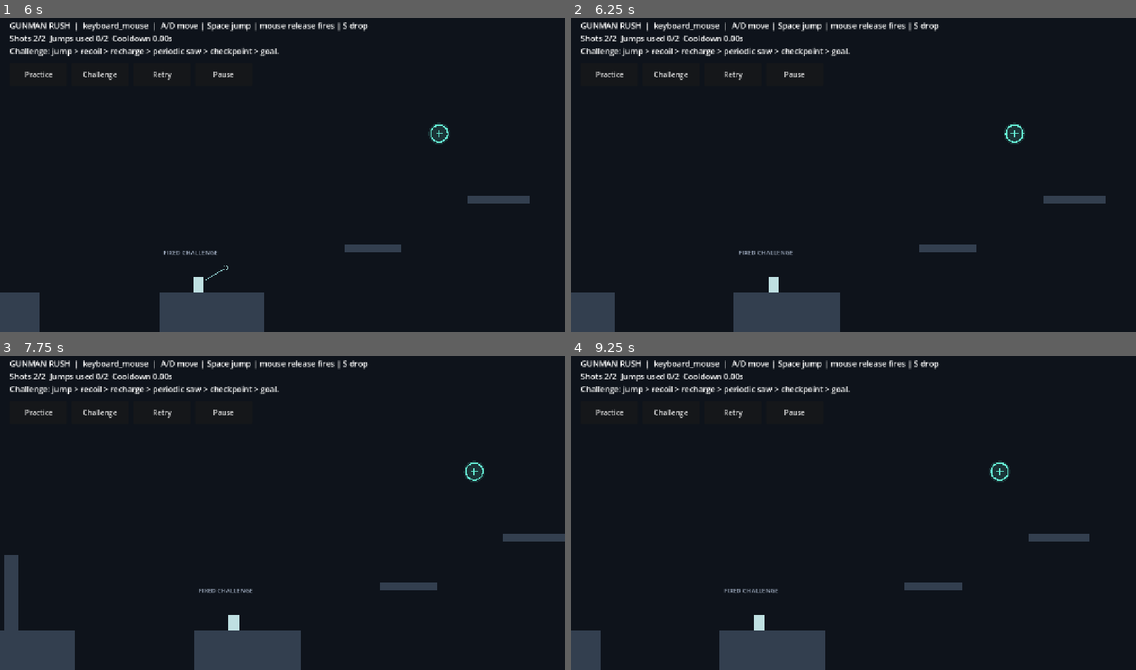
Above: before the commit, frames 1-4 (two rows, left to right).
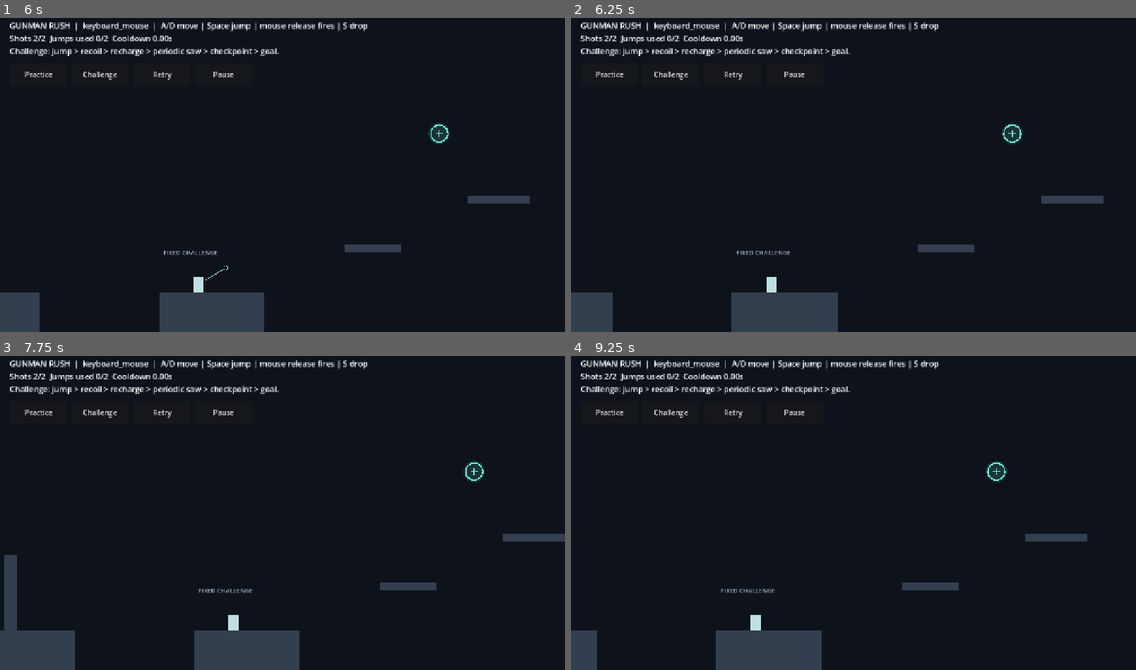
Above: after the commit, the same moments.

Repository: zhipijun1996/gunman-rush
Game: Godot game, scene res://scenes/test_levels/graybox.tscn
The game is run twice, just before and just after one commit, with the same random seed, the same clock (stepped at 60 frames per second) and the same inputs.
Inputs (mouse positions are in pixels of both pictures, inside the frame that each line leads up to):
- Up to frame 1 (6 s): click "Pause" at 0.5 s; click "Resume" at 1.25 s; click "Retry" at 2 s; click "Retry" at 2.75 s; click "Retry" at 3.5 s; click "Practice" at 4.25 s; click "Challenge" at 5 s; tap Enter at 5.75 s; move the mouse to (406, 156) at 5.77 s; hold D from 5.78 s (still down); tap J at 5.85 s; click (406, 156) at 5.92 s
- Up to frame 2 (6.25 s): keep holding D; tap Space at 6.02, 6.05 s
- Up to frame 3 (7.75 s): tap Space at 6.32, 7.55 s; release D at 6.5 s; drag from (169, 525) to (440, 472) at 6.52 s; move the mouse to (339, 440) at 7.27 s; hold A from 7.28 s (still down); tap J at 7.35 s; click (339, 440) at 7.42 s
- Up to frame 4 (9.25 s): release A at 8 s; drag from (825, 575) to (684, 462) at 8.02 s; move the mouse to (1023, 560) at 8.77 s; hold D from 8.78 s (still down); tap J at 8.85 s; click (1023, 560) at 8.92 s; tap Space at 9.02, 9.05 s

Frame 1 is identical in both runs. In frame 2, 0.4% of the frame differs, in the area x 7-95%, y 33-100%; in frame 3, 0.1%; in frame 4, 0.6%, in the area x 4-92%, y 33-100%.

Commit message:
feat: add variable jump heights and shared mobile web playtests

Diff:
--- a/config/player_tuning.json
+++ b/config/player_tuning.json
@@ -5,7 +5,7 @@
   "ground_deceleration": 19800,
   "air_acceleration": 19800,
   "gravity": 2600,
-  "max_normal_fall_speed": 1000,
+  "max_normal_fall_speed": 800,
   "recoil_impulse": 520,
   "recoil_tau": 0.16,
   "shot_cooldown": 0.25,
@@ -18,12 +18,16 @@
   "jump_buffer": 0.1,
   "max_jumps": 2,
   "jump_speeds": [
-    -840,
-    -800
+    -666,
+    -732.6
   ],
   "drop_through_duration": 0.2,
   "drop_through_speed": 80,
   "recoil_mode": "shot_burst",
   "shot_burst_speed": 1100,
-  "shot_burst_duration": 0.14
+  "shot_burst_duration": 0.14,
+  "variable_jump_enabled": true,
+  "jump_hold_duration": 0.15,
+  "jump_release_speed": 0,
+  "jump_min_hold_duration": 0.06666666666666667
 }
--- /dev/null
+++ b/docs/community_reference.json
@@ -0,0 +1,33 @@
+{
+  "classification": "verified community serialized preset, not official original runtime",
+  "commit": "3c673d3cbf15928f09a4c1f477e8ed1b2c4a8901",
+  "bundle_url": "https://raw.githubusercontent.com/MCXGK3/KnightInSilkSong/3c673d3cbf15928f09a4c1f477e8ed1b2c4a8901/KIS/Resources/knight",
+  "controller_url": "https://raw.githubusercontent.com/MCXGK3/KnightInSilkSong/3c673d3cbf15928f09a4c1f477e8ed1b2c4a8901/Knight/HeroController.cs",
+  "bundle_sha256": "e4790ff3f895132c4dc20aff7a466a97902326a0d982d3de3327dc2fc4d0b525",
+  "parameters": {
+    "values": [
+      {
+        "RUN_SPEED": 8.300000190734863,
+        "JUMP_SPEED": 16.649999618530273,
+        "JUMP_STEPS": 9,
+        "JUMP_STEPS_MIN": 4,
+        "JUMP_TIME": 0,
+        "DASH_SPEED": 20.0,
+        "DASH_TIME": 0.25,
+        "DASH_COOLDOWN": 0.6000000238418579,
+        "MAX_FALL_VELOCITY": 20.0,
+        "DEFAULT_GRAVITY": 0.7900000214576721,
+        "JUMP_RELEASE_QUEUE_STEPS": null,
+        "LEDGE_BUFFER_STEPS": null,
+        "LANDING_BUFFER_STEPS": null
+      }
+    ],
+    "unreadable_monobehaviours": 0
+  },
+  "project_assumptions": {
+    "approx_pixels_per_unit": 40,
+    "physics_ticks_per_second": 60,
+    "community_fixed_timestep": "unverified",
+    "gravity_multiplier_not_absolute_acceleration": true
+  }
+}
--- a/scripts/input/gamepad_adapter.gd
+++ b/scripts/input/gamepad_adapter.gd
@@ -50,9 +50,11 @@
 		_vertical_ready = false
 		router.request_action(&"interact" if left.y < 0.0 else &"drop_through")
 	if not jump_pressed:
+		if _jump_held and not _jump_blocked:
+			router.set_jump_held(&"gamepad", false)
 		_jump_blocked = false
 	elif not _jump_held and not _jump_blocked:
-		router.request_action(&"jump")
+		router.set_jump_held(&"gamepad", true)
 	_jump_held = jump_pressed
 	var centered := right.length() <= float(profile.values.right_exit_deadzone)
 	match state:
--- a/scripts/input/input_router.gd
+++ b/scripts/input/input_router.gd
@@ -4,7 +4,7 @@
 signal cancelled(reason: String)
 signal device_changed(device: StringName)
 signal action_rejected(reason: String)
-const ACTION_ORDER: Array[StringName] = [&"jump", &"shoot_release", &"interact", &"drop_through"]
+const ACTION_ORDER: Array[StringName] = [&"jump", &"jump_release", &"shoot_release", &"interact", &"drop_through"]
 const MAX_ACTIONS := 16
 const MAX_AGE_SECONDS := 0.1
 var axis := 0.0
@@ -14,6 +14,7 @@
 var has_application_focus := true
 var profile: InputProfile = InputProfile.load_default()
 var _source_axes: Dictionary = {}
+var _jump_sources: Dictionary = {}
 var epoch := 0
 var sequence := 0
 var _queue: Array[Dictionary] = []
@@ -63,6 +64,18 @@
 	var parsed: Variant = JSON.parse_string(FileAccess.get_file_as_string(path))
 	return reconfigure(parsed) if parsed is Dictionary else false
 
+func set_jump_held(source: StringName, held: bool) -> void:
+	if not has_application_focus or (is_inside_tree() and get_tree().paused):
+		return
+	var was_held := not _jump_sources.is_empty()
+	if held:
+		_jump_sources[source] = true
+	else:
+		_jump_sources.erase(source)
+	var is_held := not _jump_sources.is_empty()
+	if is_held != was_held:
+		request_action(&"jump" if is_held else &"jump_release")
+
 func request_action(type: StringName, direction: Vector2 = Vector2.ZERO) -> bool:
 	if not has_application_focus:
 		action_rejected.emit("application_unfocused")
@@ -88,13 +101,20 @@
 	_last_tick = tick
 	var now := Time.get_ticks_usec() / 1000000.0
 	var merged: Dictionary = {}
+	var last_jump_edge: StringName = &""
 	for action: Dictionary in _queue:
-		if action.epoch == epoch and now - float(action.timestamp) <= MAX_AGE_SECONDS:
+		if action.epoch != epoch or now - float(action.timestamp) > MAX_AGE_SECONDS:
+			continue
+		if action.type in [&"jump", &"jump_release"]:
+			if action.type != last_jump_edge:
+				result.append(action)
+				last_jump_edge = action.type
+		else:
 			merged[action.type] = action
 	_queue.clear()
-	for type: StringName in ACTION_ORDER:
-		if merged.has(type):
-			result.append(merged[type])
+	for action: Dictionary in merged.values():
+		result.append(action)
+	result.sort_custom(func(a: Dictionary, b: Dictionary) -> bool: return a.sequence < b.sequence)
 	return result
 
 func cancel_actions_for(type: StringName) -> void:
@@ -106,6 +126,7 @@
 	axis = 0.0
 	aim_direction = Vector2.ZERO
 	_source_axes.clear()
+	_jump_sources.clear()
 	_queue.clear()
 	epoch += 1
 	cancelled.emit(reason)
--- a/scripts/input/keyboard_mouse_adapter.gd
+++ b/scripts/input/keyboard_mouse_adapter.gd
@@ -50,8 +50,8 @@
 		elif _vertical_ready:
 			_vertical_ready = false
 			router.request_action(&"interact" if vertical < 0 else &"drop_through")
-		if code in mapping.jump and event.pressed:
-			router.request_action(&"jump")
+		if code in mapping.jump:
+			router.set_jump_held(&"keyboard_mouse", _action_held("jump"))
 		if code in mapping.shoot:
 			_shoot_edge(event.pressed, world_direction(get_viewport().get_mouse_position()))
 	elif event is InputEventMouse:
--- a/scripts/player/jump_ability.gd
+++ b/scripts/player/jump_ability.gd
@@ -7,8 +7,7 @@
 	set(value):
 		enabled = value
 		if not enabled:
-			_buffer_remaining = 0.0
-			_immediate_request = false
+			cancel_requests()
 			deactivated.emit()
 var tuning: PlayerTuning
 var used_jumps := 0
@@ -16,6 +15,12 @@
 var _coyote_remaining := 0.0
 var _buffer_remaining := 0.0
 var _immediate_request := false
+var _pressed := false
+var _hold_remaining := 0.0
+var _hold_speed := 0.0
+var _hold_elapsed := 0.0
+var _release_pending := false
+var _owns_ascent := false
 
 func advance(delta: float, grounded: bool) -> void:
 	_immediate_request = false
@@ -32,13 +37,24 @@
 
 func request_jump() -> void:
 	if enabled and tuning.max_jumps > 0:
+		_pressed = true
 		_immediate_request = true
 		_buffer_remaining = tuning.jump_buffer
 
 func try_jump(motor: PlayerMotor) -> bool:
 	if not enabled or (not _immediate_request and _buffer_remaining <= 0.0) or used_jumps >= mini(tuning.max_jumps, _air_max):
 		return false
-	motor.normal_velocity.y = tuning.jump_speeds[mini(used_jumps, tuning.jump_speeds.size() - 1)]
+	if motor.recoil_burst_remaining > 0.0:
+		motor.clear_recoil()
+	_hold_speed = tuning.jump_speeds[mini(used_jumps, tuning.jump_speeds.size() - 1)]
+	motor.normal_velocity.y = _hold_speed
+	_hold_elapsed = 0.0
+	_owns_ascent = true
+	_release_pending = not _pressed
+	_hold_remaining = tuning.jump_hold_duration if tuning.variable_jump_enabled else 0.0
+	if tuning.variable_jump_enabled and _release_pending and tuning.jump_min_hold_duration <= 0.0:
+		motor.normal_velocity.y = maxf(motor.normal_velocity.y, tuning.jump_release_speed)
+		_hold_remaining = 0.0
 	used_jumps += 1
 	_coyote_remaining = 0.0
 	_buffer_remaining = 0.0
@@ -46,15 +62,27 @@
 	return true
 
 func on_landed() -> void:
+	_owns_ascent = false
+	_hold_remaining = 0.0
 	_air_max = tuning.max_jumps
 	used_jumps = 0
 	_coyote_remaining = tuning.coyote_time
 
 func cancel_requests() -> void:
+	_owns_ascent = false
+	_release_pending = false
+	_hold_elapsed = 0.0
+	_pressed = false
+	_hold_remaining = 0.0
 	_buffer_remaining = 0.0
 	_immediate_request = false
 
 func reset() -> void:
+	_owns_ascent = false
+	_release_pending = false
+	_hold_elapsed = 0.0
+	_pressed = false
+	_hold_remaining = 0.0
 	_air_max = -1
 	used_jumps = 0
 	_coyote_remaining = 0.0
@@ -65,3 +93,38 @@
 # Tolerance only removes floating-point residue at exact fixed-tick boundaries.
 func _decrease_window(remaining: float, delta: float) -> float:
 	return 0.0 if remaining <= delta + 1.0e-9 else remaining - delta
+
+func release_jump(motor: PlayerMotor) -> void:
+	_pressed = false
+	_release_pending = _owns_ascent
+	if not _release_pending:
+		return
+	if tuning.variable_jump_enabled and motor.recoil_burst_remaining <= 0.0 and motor.normal_velocity.y < 0.0:
+		if _hold_elapsed + 1.0e-9 >= tuning.jump_min_hold_duration or _hold_remaining <= 0.0:
+			motor.normal_velocity.y = maxf(motor.normal_velocity.y, tuning.jump_release_speed)
+			_hold_remaining = 0.0
+
+func update_hold(delta: float, motor: PlayerMotor) -> void:
+	if not enabled or not tuning.variable_jump_enabled or motor.recoil_burst_remaining > 0.0 or motor.normal_velocity.y >= 0.0:
+		_owns_ascent = false
+		_hold_remaining = 0.0
+		return
+	if _release_pending and _hold_elapsed + 1.0e-9 >= tuning.jump_min_hold_duration:
+		motor.normal_velocity.y = maxf(motor.normal_velocity.y, tuning.jump_release_speed)
+		_hold_remaining = 0.0
+		return
+	if (_pressed or _release_pending) and _hold_remaining > 0.0:
+		var held_delta := minf(delta, _hold_remaining)
+		motor.normal_velocity.y = lerpf(motor.normal_velocity.y, _hold_speed, held_delta / delta)
+		_hold_elapsed += held_delta
+		_hold_remaining = maxf(0.0, _hold_remaining - delta)
+
+func after_move(motor: PlayerMotor) -> void:
+	if motor.is_on_ceiling() or motor.normal_velocity.y >= 0.0:
+		_owns_ascent = false
+		_hold_remaining = 0.0
+
+func cancel_ascent() -> void:
+	_owns_ascent = false
+	_hold_remaining = 0.0
+	_release_pending = false
--- a/scripts/player/player_controller.gd
+++ b/scripts/player/player_controller.gd
@@ -34,6 +34,7 @@
 	router.cancelled.connect(_cancel)
 	jump_ability.deactivated.connect(_on_jump_disabled)
 	shoot_ability.deactivated.connect(_on_shoot_disabled)
+	shoot_ability.shot_fired.connect(_on_shot_fired)
 
 func _physics_process(delta: float) -> void:
 	physics_tick(delta)
@@ -60,6 +61,8 @@
 	for action: Dictionary in actions:
 		if action.type == &"jump":
 			jump_ability.request_jump()
+		elif action.type == &"jump_release":
+			jump_ability.release_jump(motor)
 		elif action.type == &"drop_through":
 			dropped = motor.request_drop_through()
 		elif action.type == &"interact":
@@ -69,7 +72,9 @@
 	for action: Dictionary in actions:
 		if action.type == &"shoot_release":
 			shoot_ability.try_fire(action.direction, started_grounded)
+	jump_ability.update_hold(delta, motor)
 	motor.step(router.sample_axes(), delta)
+	jump_ability.after_move(motor)
 	var grounded := motor.is_on_floor() and not jumped
 	if grounded and not _was_grounded:
 		jump_ability.on_landed()
@@ -125,6 +130,10 @@
 
 func _on_jump_disabled() -> void:
 	router.cancel_actions_for(&"jump")
+	router.cancel_actions_for(&"jump_release")
 
 func _on_shoot_disabled() -> void:
 	router.cancel_actions_for(&"shoot_release")
+
+func _on_shot_fired(_direction: Vector2, _shot_id: int) -> void:
+	jump_ability.cancel_ascent()
--- a/scripts/player/player_tuning.gd
+++ b/scripts/player/player_tuning.gd
@@ -9,6 +9,10 @@
 var max_normal_fall_speed: float
 var coyote_time: float
 var jump_buffer: float
+var variable_jump_enabled: bool
+var jump_hold_duration: float
+var jump_min_hold_duration: float
+var jump_release_speed: float
 var recoil_mode: String
 var shot_burst_speed: float
 var shot_burst_duration: float
@@ -31,7 +35,7 @@
 		push_error("Invalid player_tuning.json")
 		return null
 	var tuning := PlayerTuning.new()
-	for key: String in ["ground_speed", "ground_acceleration",  …(70 unchanged characters)… _speed", "coyote_time", "jump_buffer", "max_jumps", "recoil_mode", "shot_burst_s …(228 unchanged characters)…
+	for key: String in ["ground_speed", "ground_acceleration",  …(70 unchanged characters)… _speed", "coyote_time", "jump_buffer", "variable_jump_enabled", "jump_hold_duration", "jump_min_hold_duration", "jump_release_speed", "max_jumps", "recoil_mode", "shot_burst_s …(228 unchanged characters)…
 		if not data.has(key):
 			push_error("Missing tuning key: " + key)
 			return null
@@ -47,4 +51,7 @@
 	if tuning.recoil_mode not in ["shot_burst", "legacy_impulse"] or tuning.shot_burst_speed <= 0.0 or tuning.shot_burst_duration <= 0.0:
 		push_error("Invalid recoil mode/burst configuration")
 		return null
+	if tuning.jump_hold_duration < 0.0 or tuning.jump_min_hold_duration < 0.0 or tuning.jump_min_hold_duration > tuning.jump_hold_duration or tuning.jump_release_speed > 0.0:
+		push_error("Invalid variable jump configuration")
+		return null
 	return tuning
--- a/scripts/ui/touch_overlay.gd
+++ b/scripts/ui/touch_overlay.gd
@@ -99,7 +99,7 @@
 			_captures[event.index] = region
 			router.activate_device(&"touch")
 			if region == &"jump":
-				router.request_action(&"jump")
+				router.set_jump_held(&"touch", true)
 			elif region == &"pause":
 				pause_requested.emit()
 			elif region == &"reset":
@@ -110,7 +110,9 @@
 			return true
 		elif _captures.has(event.index):
 			var region: StringName = _captures[event.index]
-			if region == &"right":
+			if region == &"jump":
+				router.set_jump_held(&"touch", false)
+			elif region == &"right":
 				_update_stick(region, event.position)
 				if not _direction.is_zero_approx():
 					router.request_action(&"shoot_release", _direction)
--- a/tests/input_tests.gd
+++ b/tests/input_tests.gd
@@ -64,6 +64,8 @@
 	check.call(_router.axis > 0.99 and intents.size() == 1 and intents[0].type == &"jump", "three-finger movement aiming jump coexist")
 	touch(2, _touch.jump_center, false)
 	check.call(_router.axis > 0.99 and _touch._captures.size() == 2, "jump release preserves both sticks")
+	intents = actions()
+	check.call(intents.size() == 1 and intents[0].type == &"jump_release", "touch jump normal release emits one release edge")
 	drag(0, _touch.left_center + Vector2(-_touch.radius * 4, 0))
 	check.call(_router.axis < -0.99, "captured left finger works outside original region")
 	touch(1, _touch.right_center + Vector2(0, -_touch.radius), false)
@@ -122,6 +124,8 @@
 	key(KEY_SPACE, true)
 	check.call(actions().size() == 1, "key rearms after release")
 	key(KEY_SPACE, false)
+	intents = actions()
+	check.call(intents.size() == 1 and intents[0].type == &"jump_release", "keyboard jump normal release emits one release edge")
 	key(KEY_D, true)
 	pad(Vector2.ZERO, Vector2.ZERO, 4)
 	check.call(_router.axis == 1.0 and _router.current_device == &"keyboard_mouse", "idle gamepad cannot overwrite keyboard movement or prompt")
@@ -236,5 +240,56 @@
 	check.call(actions().size() == 1, "custom one-tick center confirmation fires once")
 	check.call(_router.load_profile("res://config/input_profile.json"), "profile can reload defaults and cancels old input")
 	check.call(_router.profile.values.arm_confirm_ticks == 2, "reload restores single config source defaults")
+	_router.clear("jump_edge_regressions")
+	key(KEY_SPACE, true)
+	key(KEY_SPACE, false)
+	key(KEY_SPACE, true)
+	intents = actions()
+	check.call(intents.size() == 3 and intents[0].type == &"jump" and intents[1].type == &"jump_release" and intents[2].type == &"jump", "same-tick tap and repress preserve edge chronology")
+	key(KEY_SPACE, true)
+	check.call(actions().is_empty(), "long held or repeated physical press does not repeat jump")
+	key(KEY_SPACE, false)
+	key(KEY_SPACE, false)
+	intents = actions()
+	check.call(intents.size() == 1 and intents[0].type == &"jump_release", "repeated physical release emits only one release edge")
+	var keymap: Dictionary = _router.profile.values.keyboard.duplicate(true)
+	keymap.jump = [KEY_SPACE, KEY_J]
+	check.call(_router.reconfigure({"keyboard": keymap}), "multiple jump bindings can be configured")
+	key(KEY_SPACE, true)
+	key(KEY_J, true)
+	key(KEY_SPACE, false)
+	intents = actions()
+	check.call(intents.size() == 1 and intents[0].type == &"jump", "any jump binding held preserves logical hold")
+	key(KEY_J, false)
+	intents = actions()
+	check.call(intents.size() == 1 and intents[0].type == &"jump_release", "last mapped key release ends logical hold")
+	key(KEY_SPACE, true)
+	pad(Vector2.ZERO, Vector2.ZERO, 1, true)
+	key(KEY_SPACE, false)
+	intents = actions()
+	check.call(intents.size() == 1 and intents[0].type == &"jump", "cross-device held jump does not release when one device releases")
+	pad(Vector2.ZERO, Vector2.ZERO, 1, false)
+	pad(Vector2.ZERO, Vector2.ZERO, 2, false)
+	intents = actions()
+	check.call(intents.size() == 1 and intents[0].type == &"jump_release", "gamepad last-source release fires once")
+	_touch.set_enabled(true)
+	touch(9, _touch.jump_center, true)
+	drag(9, Vector2(500, 300))
+	intents = actions()
+	check.call(intents.size() == 1 and intents[0].type == &"jump", "captured jump drag out retains jump hold")
+	touch(9, Vector2(500, 300), false)
+	intents = actions()
+	check.call(intents.size() == 1 and intents[0].type == &"jump_release", "captured jump drag out releases only on finger release")
+	touch(9, _touch.jump_center, true)
+	_router.clear("death_while_jump_held")
+	touch(9, _touch.jump_center, false)
+	check.call(actions().is_empty(), "jump cancellation emits no synthetic release edge")
+	_router.request_action(&"jump")
+	_router.request_action(&"jump")
+	_router.request_action(&"shoot_release", Vector2.RIGHT)
+	_router.request_action(&"jump_release")
+	_router.request_action(&"jump")
+	intents = actions()
+	check.call(intents.size() == 4 and intents[0].type == &"jump" and intents[1].type == &"shoot_release" and intents[2].type == &"jump_release" and intents[3].type == &"jump", "router preserves chronology and only deduplicates adjacent jump edges")
 	world.free()
 	await tree.process_frame
--- a/tests/run_tests.gd
+++ b/tests/run_tests.gd
@@ -286,5 +286,6 @@
 	await preload("res://tests/input_tests.gd").new().run(self, check)
 	await preload("res://tests/world_tests.gd").new().run(self, check)
 	await preload("res://tests/gamefeel_tests.gd").new().run(self, check)
+	await preload("res://tests/variable_jump_tests.gd").new().run(self, check)
 	print("ALL TESTS: %d assertions, %d failures" % [assertions, failures])
 	quit(1 if failures > 0 else 0)
--- /dev/null
+++ b/tests/variable_jump_runner.gd
@@ -0,0 +1,14 @@
+extends SceneTree
+var assertions := 0
+var failures := 0
+func _initialize() -> void:
+	_run.call_deferred()
+func check(condition: bool, message: String) -> void:
+	assertions += 1
+	if not condition:
+		failures += 1
+		push_error("FAIL: " + message)
+func _run() -> void:
+	await preload("res://tests/variable_jump_tests.gd").new().run(self, check)
+	print("VARIABLE JUMP: %d assertions, %d failures" % [assertions, failures])
+	quit(1 if failures > 0 else 0)
--- /dev/null
+++ b/tests/variable_jump_tests.gd
@@ -0,0 +1,130 @@
+extends RefCounted
+
+const SUITE := preload("res://tests/combat_tests.gd")
+const DT := 1.0 / 60.0
+var tree: SceneTree
+var check: Callable
+var fixture: RefCounted
+
+func ticks(count: int) -> void:
+	await fixture.ticks(count)
+
+func edges(types: Array[StringName]) -> void:
+	for type: StringName in types:
+		fixture.controller.router.request_action(type)
+
+func peak(held_ticks: int) -> float:
+	await fixture.fixture()
+	await ticks(30)
+	var start: float = fixture.motor.position.y
+	var minimum := start
+	edges([&"jump"])
+	if held_ticks == 0:
+		edges([&"jump_release"])
+	for tick: int in 65:
+		if tick == held_ticks and held_ticks > 0:
+			edges([&"jump_release"])
+		await ticks(1)
+		minimum = minf(minimum, fixture.motor.position.y)
+	return start - minimum
+
+func run(p_tree: SceneTree, p_check: Callable) -> void:
+	tree = p_tree
+	check = p_check
+	fixture = SUITE.new()
+	fixture.tree = tree
+	var short_height := await peak(0)
+	var medium_height := await peak(7)
+	var long_height := await peak(12)
+	var maximum_height := await peak(30)
+	var unreleased_height := await peak(60)
+	print("VARIABLE JUMP PEAKS: tap=%.3f medium=%.3f long=%.3f overhold=%.3f" % [short_height, medium_height, long_height, maximum_height])
+	check.call(short_height > 0.0 and medium_height > short_height + 15.0 and long_height > medium_height + 15.0, "real short/medium/long jump peaks increase with held duration")
+	check.call(absf(unreleased_height - maximum_height) < 0.01, "holding beyond maximum duration cannot gain unlimited height")
+	for held_ticks: int in [6, 9, 12]:
+		await fixture.fixture()
+		await ticks(30)
+		edges([&"jump"])
+		await ticks(held_ticks)
+		edges([&"jump_release"])
+		await ticks(1)
+		check.call(fixture.motor.normal_velocity.y >= 0.0, "release cuts owned ascent at %d ticks, including after sustain timeout" % held_ticks)
+	await fixture.fixture()
+	await ticks(30)
+	edges([&"jump", &"jump_release", &"jump"])
+	await ticks(1)
+	check.call(fixture.controller.jump_ability.used_jumps == 1 and fixture.motor.normal_velocity.y < -500.0, "same-tick press release repress leaves fresh hold active")
+	edges([&"jump_release"])
+	await ticks(4)
+	check.call(fixture.motor.normal_velocity.y >= -250.0, "release cuts only ordinary upward velocity")
+	edges([&"jump"])
+	await ticks(1)
+	check.call(fixture.controller.jump_ability.used_jumps == 2 and fixture.motor.normal_velocity.y < -500.0, "second jump starts independent hold and uses second speed")
+	for maximum: int in [0, 1, 3, 5]:
+		await fixture.fixture()
+		fixture.motor.tuning.max_jumps = maximum
+		await ticks(30)
+		for index: int in maximum:
+			edges([&"jump", &"jump_release"])
+			await ticks(1)
+		check.call(fixture.controller.jump_ability.used_jumps == maximum, "variable jump supports configured %d jumps" % maximum)
+		edges([&"jump"])
+		await ticks(1)
+		check.call(fixture.controller.jump_ability.used_jumps == maximum, "variable jump does not exceed %d charges" % maximum)
+	await fixture.fixture(Vector2(80, 170))
+	fixture.motor.tuning.max_jumps = 1
+	edges([&"jump", &"jump_release"])
+	await ticks(7)
+	check.call(fixture.controller.jump_ability.used_jumps == 1 and fixture.motor.normal_velocity.y < 0.0, "released buffered tap lands then launches its minimum ascent")
+	await ticks(5)
+	check.call(fixture.motor.normal_velocity.y >= 0.0, "released buffered tap cuts ascent after minimum hold")
+	await ticks(60)
+	check.call(fixture.motor.is_on_floor() and fixture.controller.jump_ability.used_jumps == 0, "buffered released tap never repeats on next landing")
+	await fixture.fixture()
+	fixture.body(Rect2(0, 120, 200, 15))
+	await ticks(30)
+	edges([&"jump"])
+	await ticks(5)
+	check.call(fixture.motor.position.y >= 152.9 and fixture.motor.normal_velocity.y >= 0.0, "ceiling collision ends held ascent")
+	await ticks(3)
+	check.call(fixture.motor.normal_velocity.y >= 0.0, "held key cannot revive ascent after ceiling projection")
+	await fixture.fixture()
+	await ticks(30)
+	edges([&"jump"])
+	await ticks(1)
+	fixture.shoot.try_fire(Vector2.DOWN, false)
+	edges([&"jump_release"])
+	await ticks(1)
+	check.call(fixture.motor.recoil_velocity.y == -1100.0 and fixture.motor.velocity.y == -1100.0, "jump release leaves shoot burst magnitude unchanged")
+	edges([&"jump"])
+	await ticks(1)
+	check.call(fixture.motor.recoil_burst_remaining == 0.0 and fixture.motor.recoil_velocity == Vector2.ZERO and fixture.motor.normal_velocity.y < -500.0, "fresh jump interrupts burst and begins jump immediately")
+	await fixture.fixture()
+	await ticks(30)
+	edges([&"jump"])
+	await ticks(1)
+	var prior: float = fixture.motor.normal_velocity.y
+	fixture.controller.router.clear("focus_loss")
+	await ticks(1)
+	check.call(is_equal_approx(fixture.motor.normal_velocity.y, prior + fixture.motor.tuning.gravity * DT), "cancel ends hold without resuming old key state")
+	fixture.controller.die()
+	fixture.controller.reset_at(Vector2(80, 150))
+	await ticks(30)
+	check.call(fixture.motor.is_on_floor() and fixture.controller.jump_ability.used_jumps == 0, "death and respawn clear hold without old jump revival")
+	edges([&"jump"])
+	await ticks(1)
+	fixture.controller.jump_ability.enabled = false
+	prior = fixture.motor.normal_velocity.y
+	await ticks(1)
+	check.call(is_equal_approx(fixture.motor.normal_velocity.y, prior + fixture.motor.tuning.gravity * DT), "ability disable ends active hold")
+	await fixture.fixture()
+	await ticks(30)
+	edges([&"jump"])
+	await ticks(1)
+	fixture.motor.tuning.recoil_mode = "legacy_impulse"
+	fixture.shoot.try_fire(Vector2.DOWN, false)
+	prior = fixture.motor.normal_velocity.y
+	edges([&"jump_release"])
+	await ticks(1)
+	check.call(is_equal_approx(fixture.motor.normal_velocity.y, prior + fixture.motor.tuning.gravity * DT), "successful legacy shot cancels jump ownership so release does not cut old ascent")
+	fixture.world.free()
Not shown, added: tests/variable_jump_runner.gd.uid
Not shown, added: tests/variable_jump_tests.gd.uid
Not shown, changed: .github/workflows/environment.yml
Not shown, changed: README.md
Not shown, changed: docs/ability_components.md
Not shown, changed: docs/acceptance_tests.md
Not shown, changed: docs/architecture.md
Not shown, changed: docs/controls_contract.md
Not shown, changed: docs/decisions.md
Not shown, changed: docs/gamefeel_tuning.md
Not shown, changed: docs/handoff.md
Not shown, changed: docs/player_mechanics.md
(and 4 more such lines)
